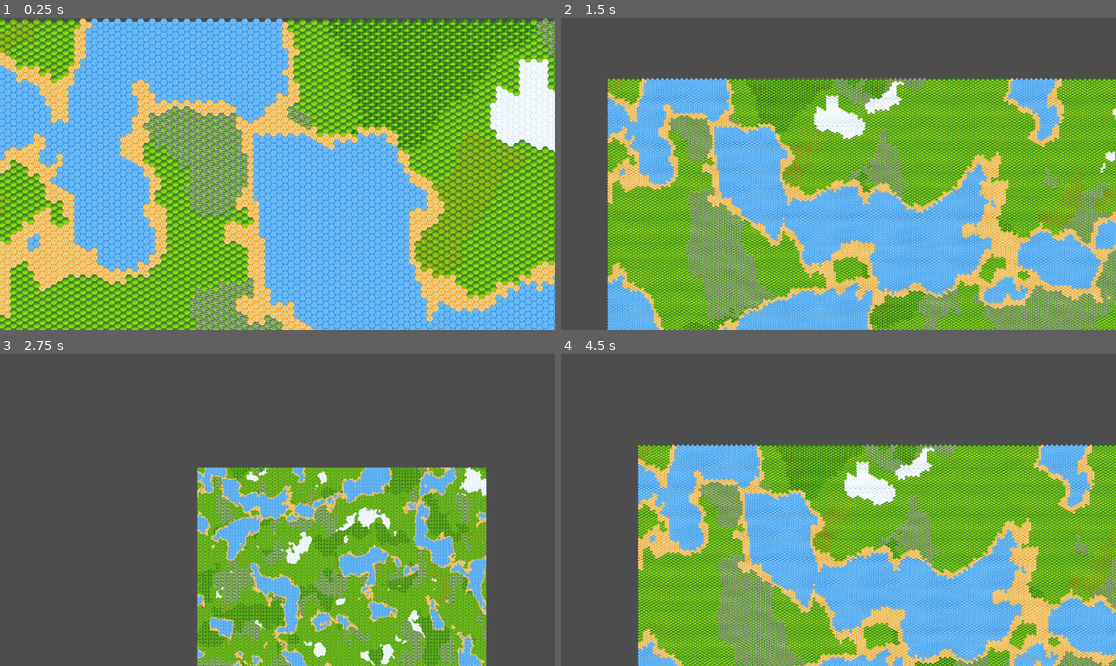
Above: before the commit, frames 1-4 (two rows, left to right).
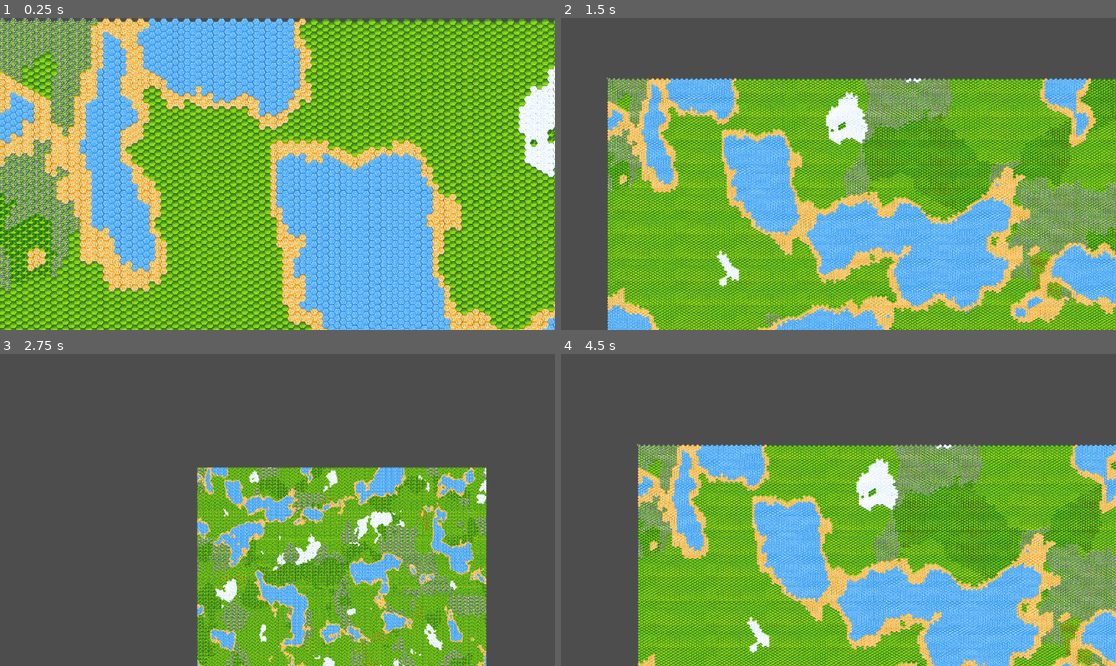
Above: after the commit, the same moments.

Repository: IsStephy/Game_TM_2
Game: Godot game, scene res://scenes/main.tscn
Two runs of this game, one before a commit and one after it. Both use one fixed random seed, a clock stepped at 60 frames per second and the inputs below.
Inputs:
- Up to frame 1 (0.25 s): no input
- Up to frame 2 (1.5 s): tap Enter at 0.5 s; hold Right (ui_right) 0.53-1.28 s; hold P 0.53-1.28 s; hold Down (ui_down) from 1.28 s (still down); tap O at 1.35 s
- Up to frame 3 (2.75 s): release Down (ui_down) at 2.03 s; hold Right (ui_right) from 2.03 s (still down); hold P from 2.03 s (still down)
- Up to frame 4 (4.5 s): release Right (ui_right) at 2.78 s; release P at 2.78 s; hold Up (ui_up) 2.78-3.53 s; tap O at 2.85, 4.35 s; hold P 3.53-4.28 s; hold Left (ui_left) from 3.53 s (still down)

The runs differ from the first frame. In frame 1, 54% of the frame differs, in the area x 0-100%, y 0-100%; in frame 2, 39%; in frame 3, 22%; in frame 4, 32%.

Commit message:
Corrected HumanCell scene layout, project settings

Diff:
--- a/Grid_map/game_of_life/project.godot
+++ b/Grid_map/game_of_life/project.godot
@@ -14,3 +14,7 @@
 run/main_scene="res://scenes/main.tscn"
 config/features=PackedStringArray("4.3", "Forward Plus")
 config/icon="res://icon.svg"
+
+[rendering]
+
+textures/canvas_textures/default_texture_filter=0
--- a/Grid_map/game_of_life/scenes/character_body_2d.gd
+++ b/Grid_map/game_of_life/scenes/character_body_2d.gd
@@ -2,8 +2,10 @@
 
 @export var speed: float = 1500.0  # Adjust speed as needed
 @onready var camera = $Camera2D
-@onready var tile_map = $TileMap  # Ensure this matches your node name
 @export var zoom_speed: float = 0.04  # Adjust zoom speed as needed
+
+func _ready() -> void:
+	pass
 
 func _process(delta):
 	var direction = Vector2.ZERO
--- a/Grid_map/game_of_life/scenes/human_cell.tscn
+++ b/Grid_map/game_of_life/scenes/human_cell.tscn
@@ -1,12 +1,14 @@
 [gd_scene load_steps=3 format=3 uid="uid://67xg1hhffisx"]
 
 [ext_resource type="Script" path="res://scenes/human_cell.gd" id="1_qme2j"]
-[ext_resource type="Texture2D" uid="uid://dhqo74cwn7pok" path="res://assets/sell/tilemap2.png" id="2_ubk54"]
+[ext_resource type="Texture2D" uid="uid://cy4eqdyg342dn" path="res://assets/sell/tilemap2.png" id="2_ubk54"]
 
 [node name="HumanCell" type="Node2D"]
 script = ExtResource("1_qme2j")
 
 [node name="Cell" type="Sprite2D" parent="."]
+show_behind_parent = true
+top_level = true
 texture = ExtResource("2_ubk54")
 region_enabled = true
-region_rect = Rect2(0, 0, 9, 9)
+region_rect = Rect2(0, 0, 32, 32)
--- a/Grid_map/game_of_life/scenes/main.tscn
+++ b/Grid_map/game_of_life/scenes/main.tscn
@@ -1,11 +1,10 @@
-[gd_scene load_steps=16 format=3 uid="uid://4upwiylptlrp"]
+[gd_scene load_steps=15 format=3 uid="uid://4upwiylptlrp"]
 
 [ext_resource type="Script" path="res://scenes/main.gd" id="1_sg7kk"]
 [ext_resource type="PackedScene" uid="uid://cue0st352a3a7" path="res://scenes/tile_map_layer.tscn" id="1_xq4sr"]
+[ext_resource type="PackedScene" uid="uid://67xg1hhffisx" path="res://scenes/human_cell.tscn" id="2_n5c08"]
 [ext_resource type="Texture2D" uid="uid://dpghs5xi1nbib" path="res://assets/tile_map/merged_output.png" id="3_wfchj"]
 [ext_resource type="Script" path="res://scenes/character_body_2d.gd" id="4_jd7uj"]
-[ext_resource type="Texture2D" uid="uid://dhqo74cwn7pok" path="res://assets/sell/tilemap2.png" id="5_0o431"]
-[ext_resource type="Script" path="res://scenes/human_cell.gd" id="5_30nmj"]
 
 [sub_resource type="Gradient" id="Gradient_d8dha"]
 interpolation_mode = 1
@@ -13,7 +12,7 @@
 colors = PackedColorArray(0.220215, 0.460128, 0.942336, 1, 0.840204, 0.718368, 0.348086, 1, 3.44135e-06, 0.586019, 0.0941458, 1, 1, 1, 1, 1, 0.608332, 0.0687228, 0.201213, 1, 0.572988, 0.572988, 0.572988, 1, 9.14484e-07, 0.35522, 0.0404457, 1)
 
 [sub_resource type="FastNoiseLite" id="FastNoiseLite_a0xpa"]
-frequency = 0.0113
+frequency = 0.0105
 
 [sub_resource type="NoiseTexture2D" id="NoiseTexture2D_xut50"]
 resource_local_to_scene = true
@@ -29,7 +28,7 @@
 colors = PackedColorArray(0, 0.772549, 0, 1, 0, 0, 0, 1, 0.453255, 0.0890158, 0.205345, 1, 0.110438, 0.211781, 0.555075, 1, 0.252688, 0.252688, 0.252688, 1, 0.0157052, 0.295007, 0.274015, 1, 1, 1, 1, 1)
 
 [sub_resource type="FastNoiseLite" id="FastNoiseLite_0gd87"]
-noise_type = 2
+noise_type = 3
 frequency = 0.0001
 
 [sub_resource type="NoiseTexture2D" id="NoiseTexture2D_shg56"]
@@ -692,6 +691,9 @@
 noise_height_text = SubResource("NoiseTexture2D_xut50")
 second_noise = SubResource("NoiseTexture2D_shg56")
 
+[node name="HumanCell" parent="." instance=ExtResource("2_n5c08")]
+position = Vector2(568, 320)
+
 [node name="TileMapLayer" parent="." instance=ExtResource("1_xq4sr")]
 tile_set = SubResource("TileSet_7hyx1")
 
@@ -706,11 +708,3 @@
 [node name="Camera2D" type="Camera2D" parent="CharacterBody2D"]
 position = Vector2(592, 328)
 zoom = Vector2(0.5, 0.5)
-
-[node name="HumanCell" type="Node2D" parent="."]
-script = ExtResource("5_30nmj")
-
-[node name="Sprite" type="Sprite2D" parent="HumanCell"]
-texture = ExtResource("5_0o431")
-region_enabled = true
-region_rect = Rect2(0, 0, 9, 9)
Not shown, changed: Grid_map/game_of_life/assets/sell/tilemap2.png.import
